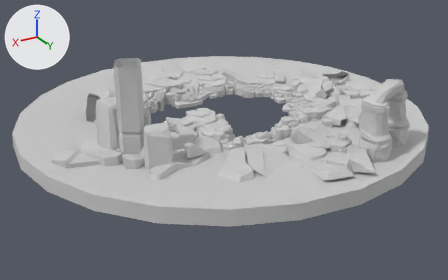
Renders of the FBX model Assets/ProjectData/Models/GGJ_GroundCave.FBX from each side of a commit.
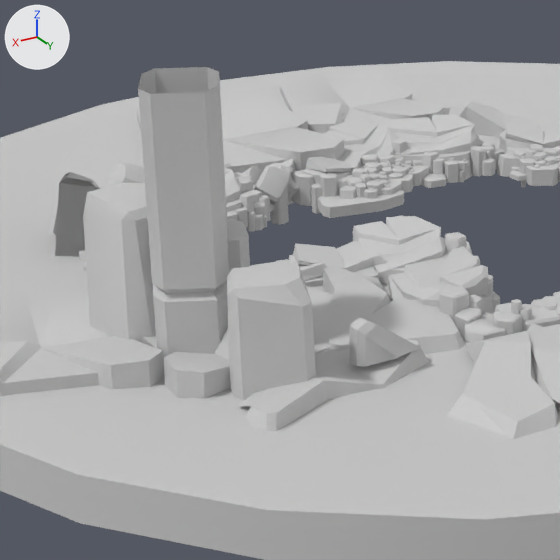
Each version is shown whole from a 50 mm lens placed at (1409.0, 2154.0, 987.0), pointed at (167.0, 84.0, -48.0), then close up on the part from 15% to 57% of the width and 13% to 80% of the height. Arrows for +X, +Y and +Z are at upper left; the lights stay in place. Where no turn or scale is listed for an object, it has been applied to the vertices. Vertices at the same position are counted once.

The older version as bpy lines, for what is in view:
```python
me_mesh = bpy.data.meshes.new('Mesh')
me_mesh.from_pydata(...)  # 13942 vertices, 22350 faces; spans x -737.0..992.0, y -857.0..857.0, z -55.0..391.0
me_mesh.materials.append(mat_02___default)  # light grey #cacaca
ob_ggj_groundcave = bpy.data.objects.new('GGJ_GroundCave', me_mesh)
ob_ggj_groundcave.location = (0.0, 0.0, 0.0)
```
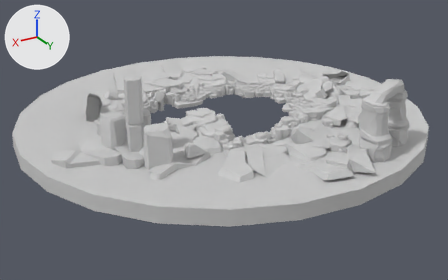
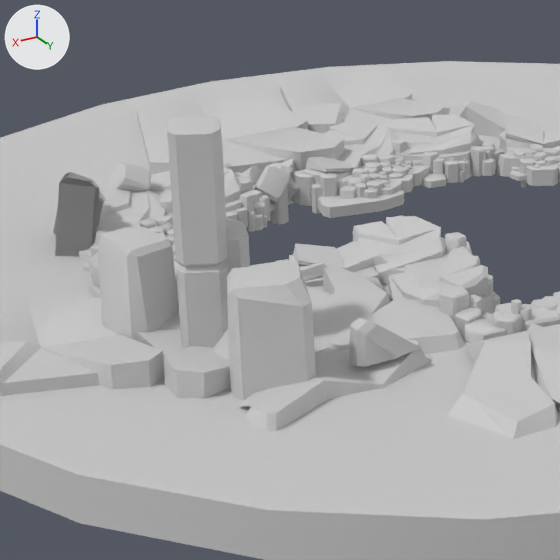
What differs and where, as boxes (x1, y1, x2, y2) in the close-ups (560 x 560 px):
```json
{"part": 1, "of": "me_mesh", "change": "built on", "before": [83, 67, 229, 358], "after": [98, 116, 228, 349]}
```

Scene script edits in JSON lines:
```json
{"block": "me_mesh", "where": "# used by ob_ggj_groundcave; location = (0.0, 0.0, 0.0)"}
{"op": "remove", "block": "me_mesh", "code": "me_mesh.from_pydata(...)  # 13942 vertices, 22350 faces; spans x -737.0..992.0, y -857.0..857.0, z -55.0..391.0"}
{"op": "add", "block": "me_mesh", "code": "me_mesh.from_pydata(...)  # 13975 vertices, 22410 faces; spans x -737.0..992.0, y -857.0..857.0, z -55.0..335.0"}
{"block": "me_mesh", "change": "me_mesh part 1"}
{"block": "me_mesh", "change": "67 vertices move from x 577.0..718.0, y 49.0..274.0, z -32.0..391.0 to x 578.0..705.0, y 64.0..252.0, z -16.0..333.0"}
{"block": "me_mesh", "change": "8 vertices are added at x 586.0..642.0, y 180.0..243.0, z 335.0"}
{"block": "me_mesh", "change": "22 new faces join them"}
```
